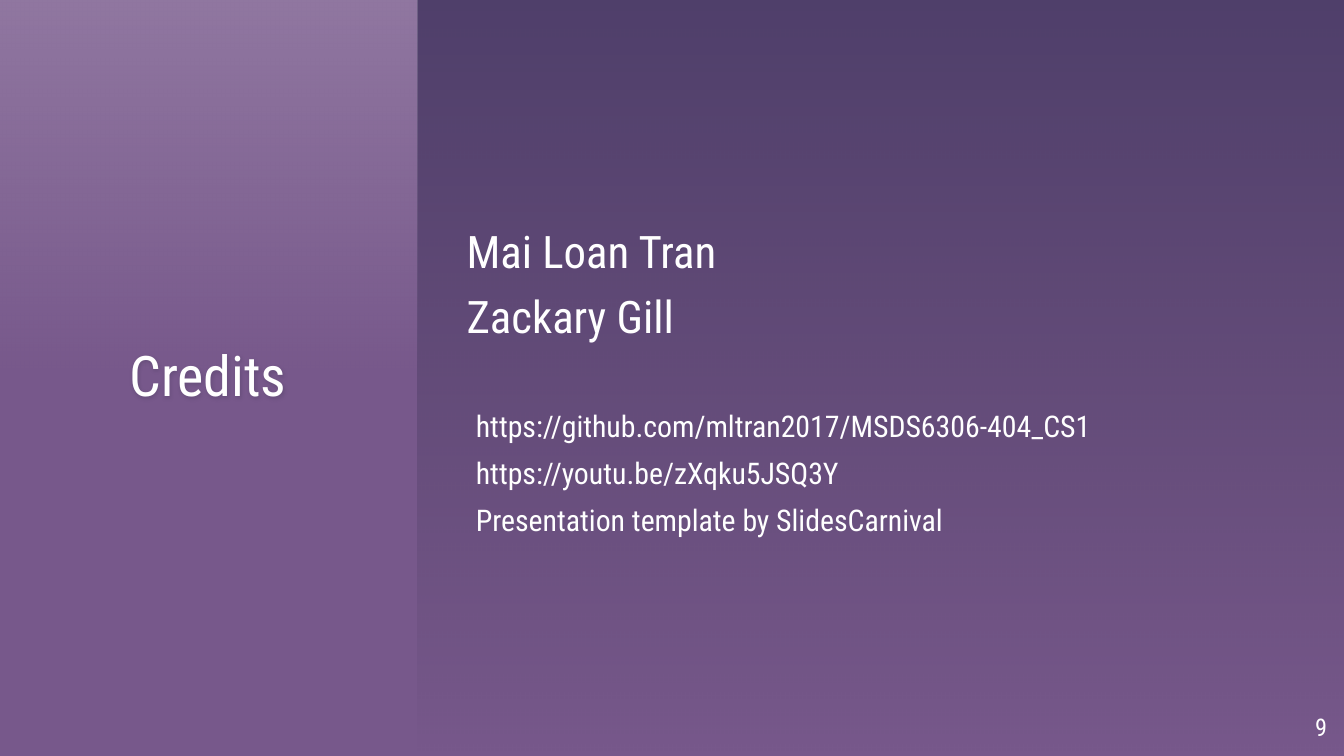
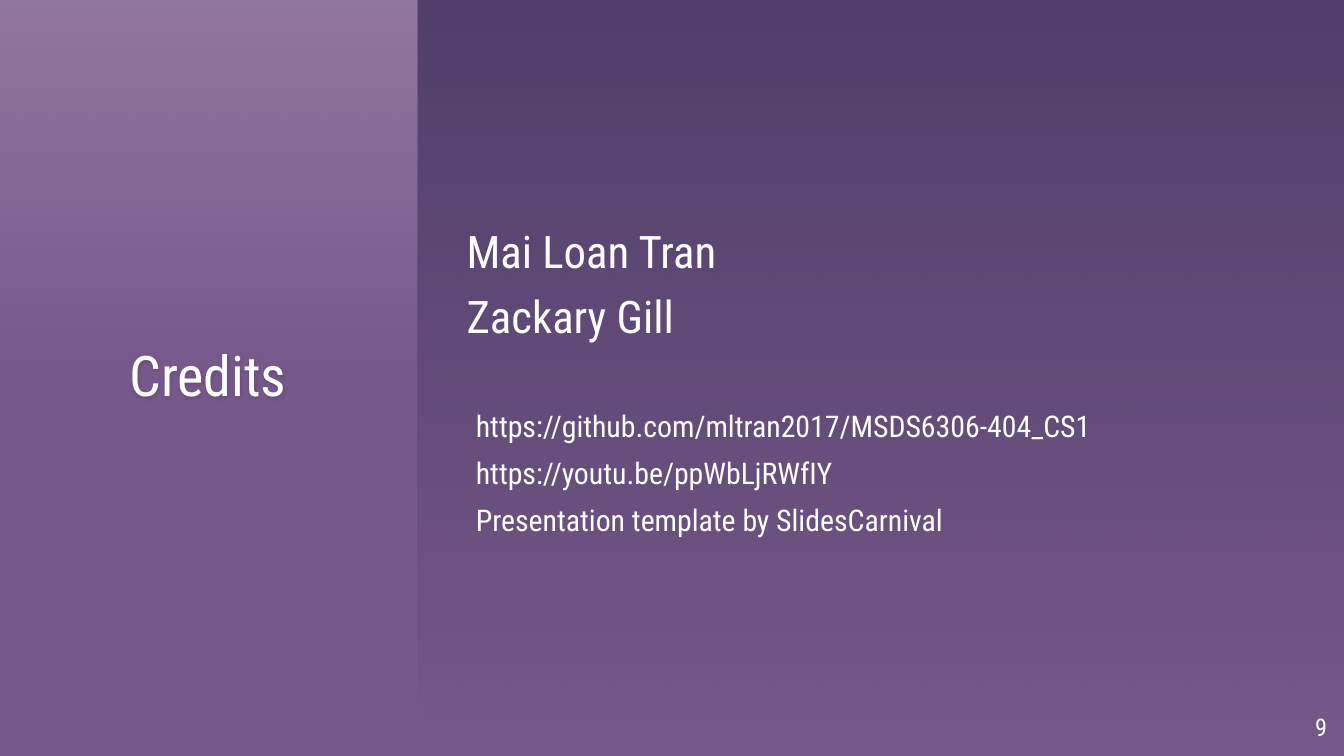
Before and after one commit to mltran2017/MSDS6306-404_CS1, a slide deck: slide 9 of pres/ZGill_CaseStudy1_Pres2.pptx. Drawn at 1344x756 pixels with LibreOffice and Linux fonts; fonts in the diff are those of the drawing; background and template pictures are left out. Boxes give left, top, right and bottom in pixels: in the first picture for what was removed or moved away, otherwise in the second. Text is boxed around its words. In the diff, an @@ line names an element or a change of style, - is before the commit and + after.

Commit message:
Updated my (Zackary Gill's) powerpoint with youtube link.

```diff
--- a/pres/ZGill_CaseStudy1_Pres2.pptx
+++ b/pres/ZGill_CaseStudy1_Pres2.pptx
@@ text at [476,461,832,491]: text changed @@
-https://youtu.be/zXqku5JSQ3Y
+https://youtu.be/ppWbLjRWfIY
```
Also in this commit, not shown: 1 other slide changed.
